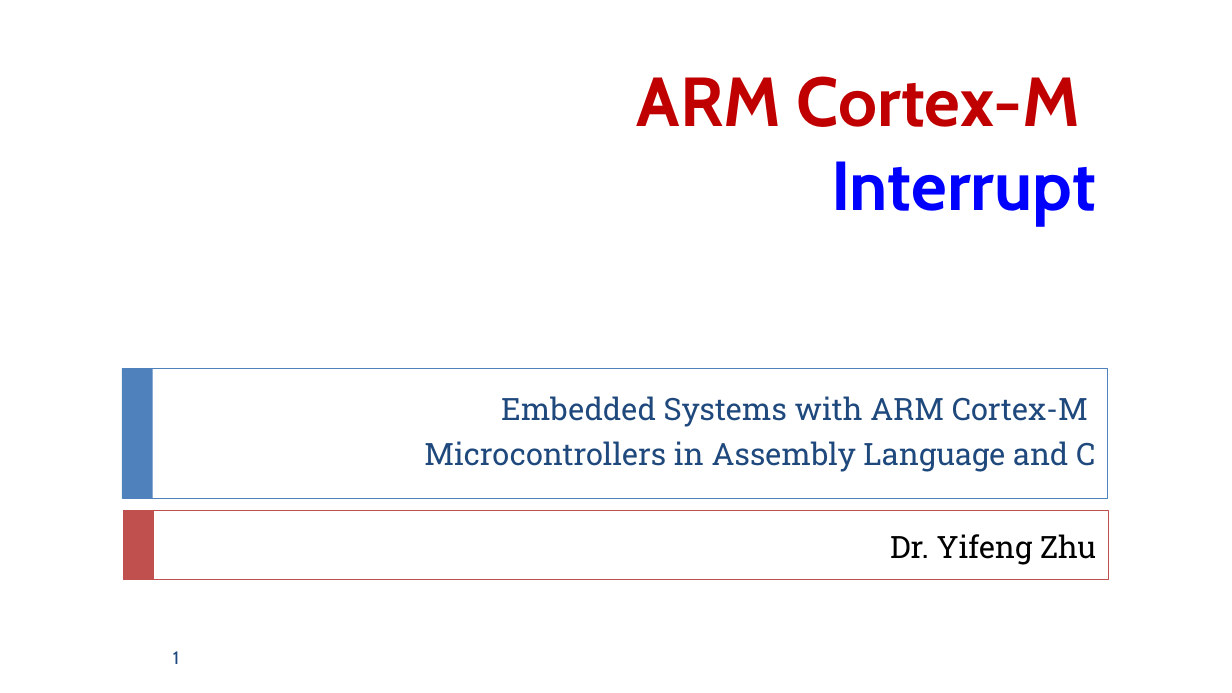
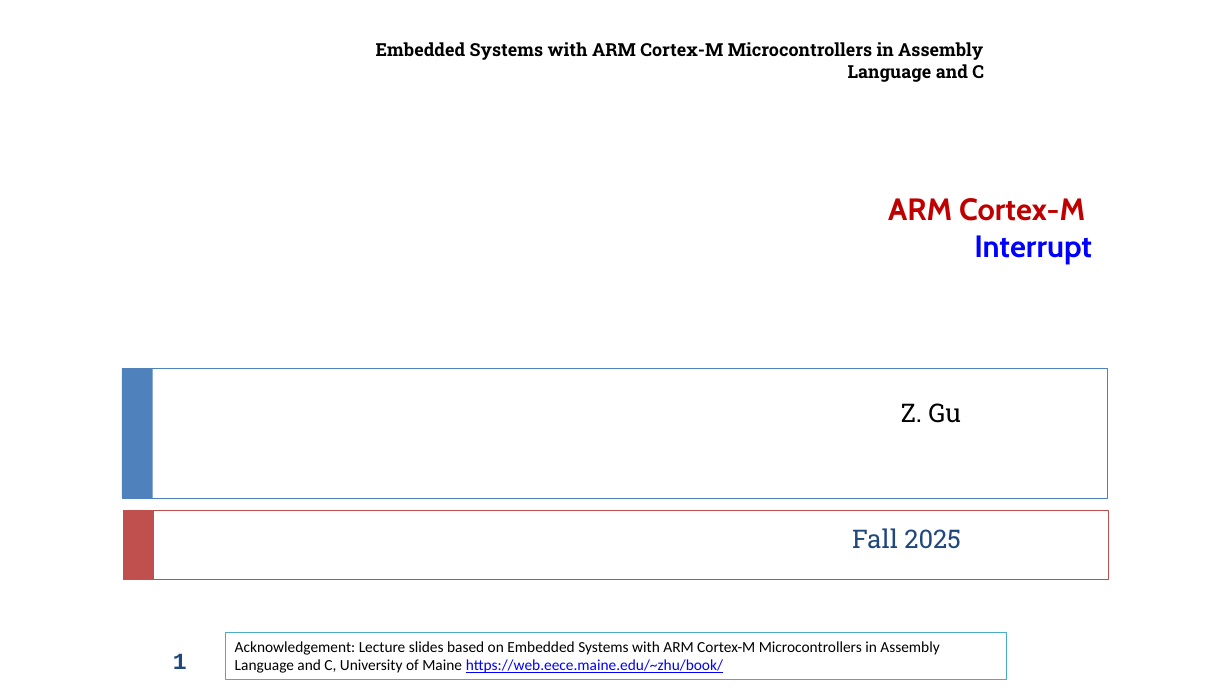
Before and after one commit to guhofstra/CSC111Fa25, a slide deck: slide 1 of PPTs/Ch11_Interrupt_Tutorial.pptx. Drawn at 1232x693 pixels with LibreOffice and Linux fonts; fonts in the diff are those of the drawing. Boxes give left, top, right and bottom in pixels: in the first picture for what was removed or moved away, otherwise in the second. Text is boxed around its words. In the diff, an @@ line names an element or a change of style, - is before the commit and + after.

```diff
--- a/PPTs/Ch11_Interrupt_Tutorial.pptx
+++ b/PPTs/Ch11_Interrupt_Tutorial.pptx
@@ text at [376, 42, 984, 82]: text changed; size 24 to 14 pt; text colour #1F497D to #000000; bold on @@
-Embedded Systems with ARM Cortex-M
-Microcontrollers in Assembly Language and C
+Embedded Systems with ARM Cortex-M Microcontrollers in Assembly Language and C
@@ text "ARM Cortex-M": place and size @@
-text "ARM Cortex-M" at [637, 76, 1096, 225]
+text "ARM Cortex-M" at [888, 198, 1092, 263]
@@ text "ARM Cortex-M" at [888, 198, 1092, 263]: size 54 to 24 pt @@
@@ title added at [901, 403, 960, 423], 20 pt, text #000000 @@
+Z. Gu
@@ text added at [852, 528, 961, 549], 20 pt, text #1F497D @@
+Fall 2025
@@ title removed at [890, 534, 1096, 565] @@
-Dr. Yifeng Zhu
@@ page number at [173, 653, 187, 669]: size 14 to 18 pt, font Cabin to Courier New, bold on @@
@@ rectangle added at [226, 633, 1006, 679], fill #FFFFFF, outline #4BACC6 0.75 pt, 12 pt, text #000000 @@
+Acknowledgement: Lecture slides based on Embedded Systems with ARM Cortex-M Microcontrollers in Assembly Language and C, University of Maine https://web.eece.maine.edu/~zhu/book/
```
Also in this commit, not shown: 27 other slides changed, 19 other files.
